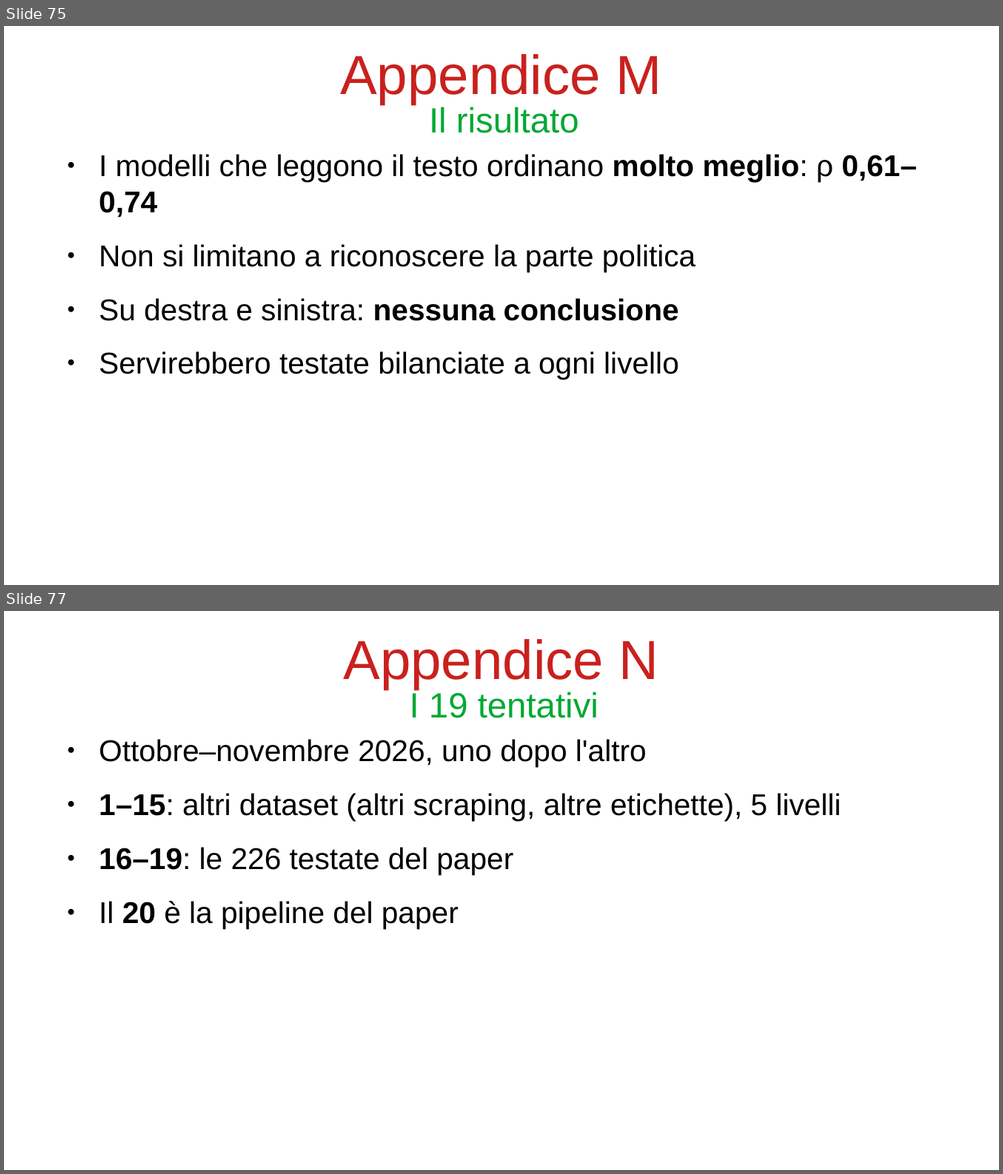
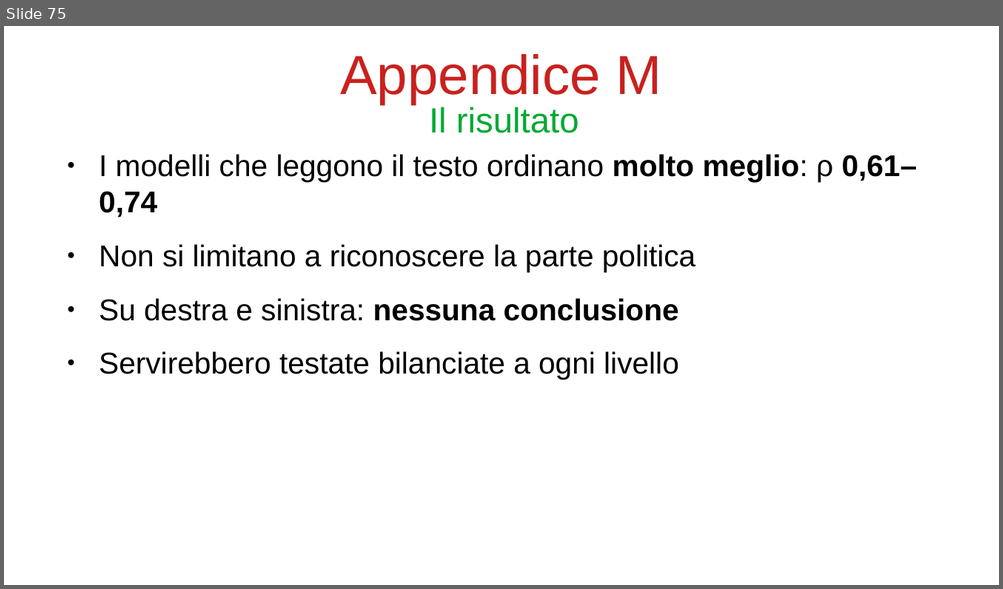
Before and after one commit to bianchi-john/PublisherClassification, a slide deck: Presentazioni/Paper rivista/PaperRivista.odp. Shown one above the other, each under a label of ours: slides 75 and 77 before the commit, slide 75 after it; the slides between them are not shown. The pictures are 1003x1174 and 1003x589 pixels, drawn with LibreOffice and Linux fonts; fonts in the diff are those of the drawing. Boxes give left, top, right and bottom in pixels: in the first picture for what was removed or moved away, otherwise in the second. Text is boxed around its words. In the diff, an @@ line names an element or a change of style, - is before the commit and + after.

```diff
--- a/Presentazioni/Paper rivista/PaperRivista.odp
+++ b/Presentazioni/Paper rivista/PaperRivista.odp
@@ slide 77 removed at bbox=[4, 611, 999, 1170], background #FFFFFF @@
@@ title removed at bbox=[343, 639, 659, 689] @@
-Appendice N
@@ title removed at bbox=[410, 690, 598, 718] @@
-I 19 tentativi
@@ text removed at bbox=[99, 739, 841, 928] @@
-● Ottobre–novembre 2026, uno dopo l'altro
-● 1–15: altri dataset (altri scraping, altre etichette), 5 livelli
-● 16–19: le 226 testate del paper
-● Il 20 è la pipeline del paper
```
Also in this commit, not shown: 3 slides changed, 4 other slides removed, 5 other files.
